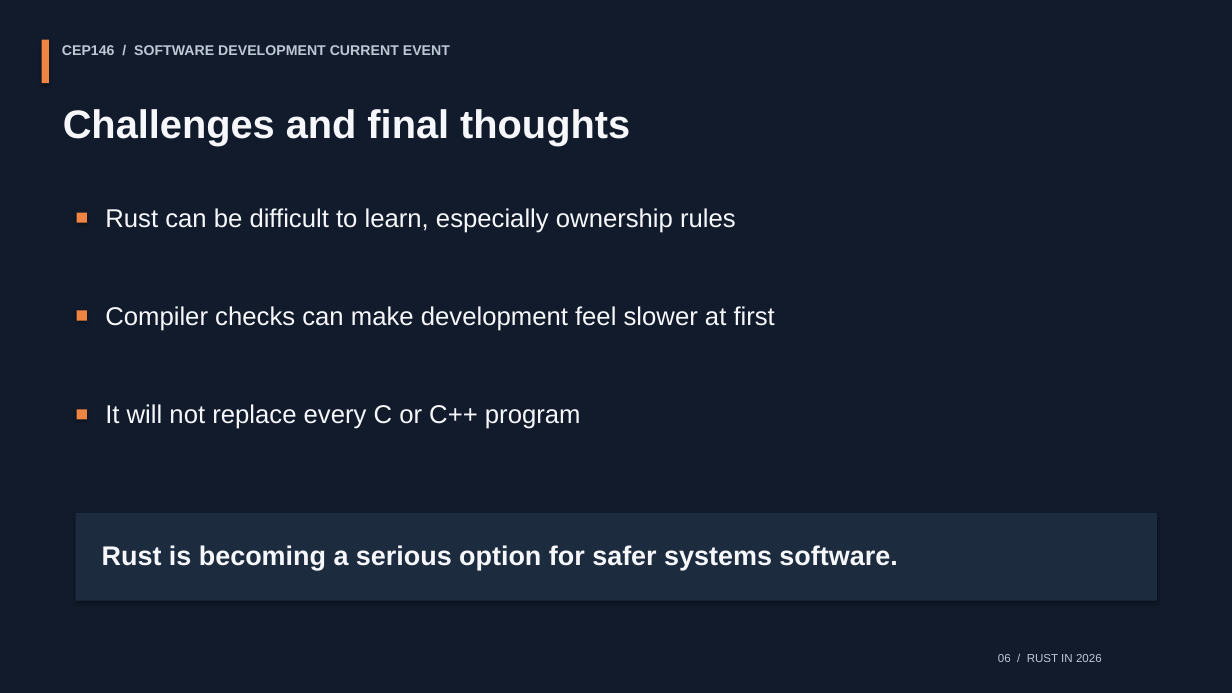
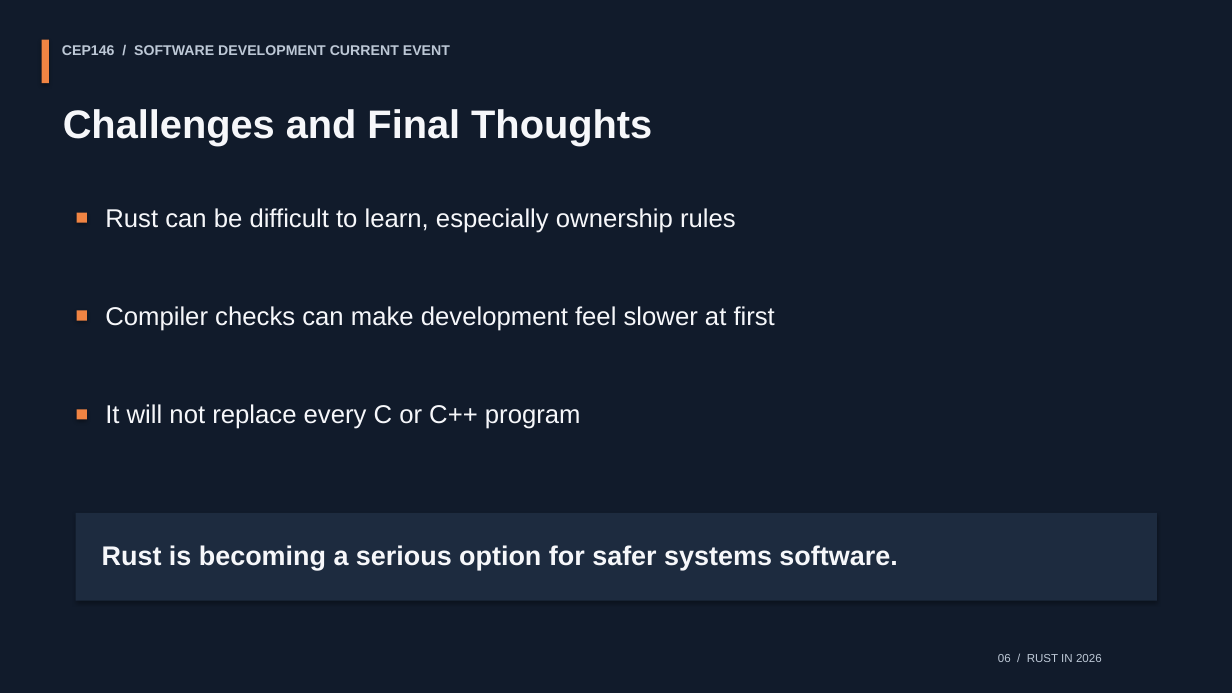
Before and after one commit to shivamjanda/rust-2026-presentation, a slide deck: slide 10 of slides/CEP146_Rust_2026.pptx (slide 12 before the commit). Drawn at 1232x693 pixels with LibreOffice and Linux fonts; fonts in the diff are those of the drawing. Boxes give left, top, right and bottom in pixels: in the first picture for what was removed or moved away, otherwise in the second. Text is boxed around its words. In the diff, an @@ line names an element or a change of style, - is before the commit and + after.

```diff
--- a/slides/CEP146_Rust_2026.pptx
+++ b/slides/CEP146_Rust_2026.pptx
@@ text at [63,109,652,146]: text changed @@
-Challenges and final thoughts
+Challenges and Final Thoughts
```
Also in this commit, not shown: 2 other slides changed, 1 slide removed.
